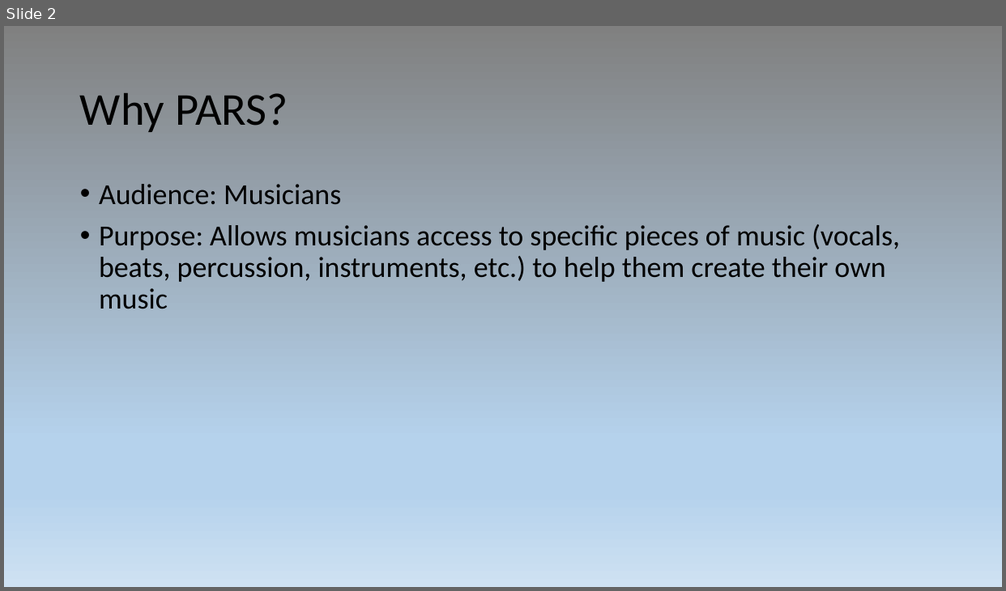
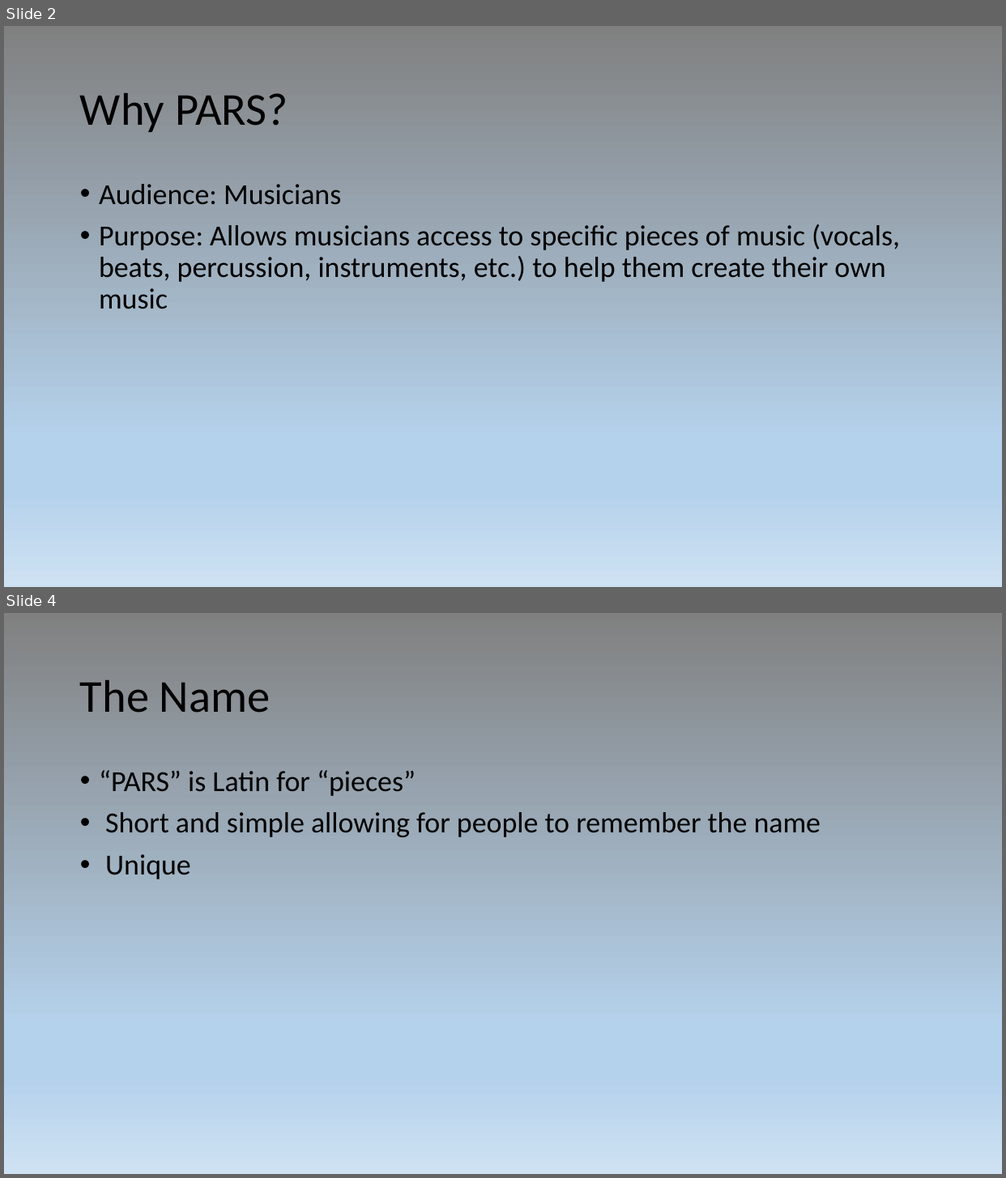
Before and after one commit to ehower/PARS, a slide deck: PARS.pptx. Shown one above the other, each under a label of ours: slide 2 before the commit, slides 2 and 4 after it; the slides between them are not shown. The pictures are 1006x591 and 1006x1178 pixels, drawn with LibreOffice and Linux fonts; fonts in the diff are those of the drawing. Boxes give left, top, right and bottom in pixels: in the first picture for what was removed or moved away, otherwise in the second. Text is boxed around its words. In the diff, an @@ line names an element or a change of style, - is before the commit and + after.

```diff
--- a/PARS.pptx
+++ b/PARS.pptx
@@ slide 4 added at (x1=4, y1=613, x2=1002, y2=1174), background gradient #808080 to #B5D2EC to #CEE1F2 @@
@@ title added at (x1=80, y1=680, x2=270, y2=713), 44 pt, text #000000 @@
+The Name
@@ text added at (x1=99, y1=770, x2=821, y2=879), 28 pt, text #000000 @@
+• “PARS” is Latin for “pieces”
+• Short and simple allowing for people to remember the name
+• Unique
```
Also in this commit, not shown: 1 slide changed, 1 other slide added.
